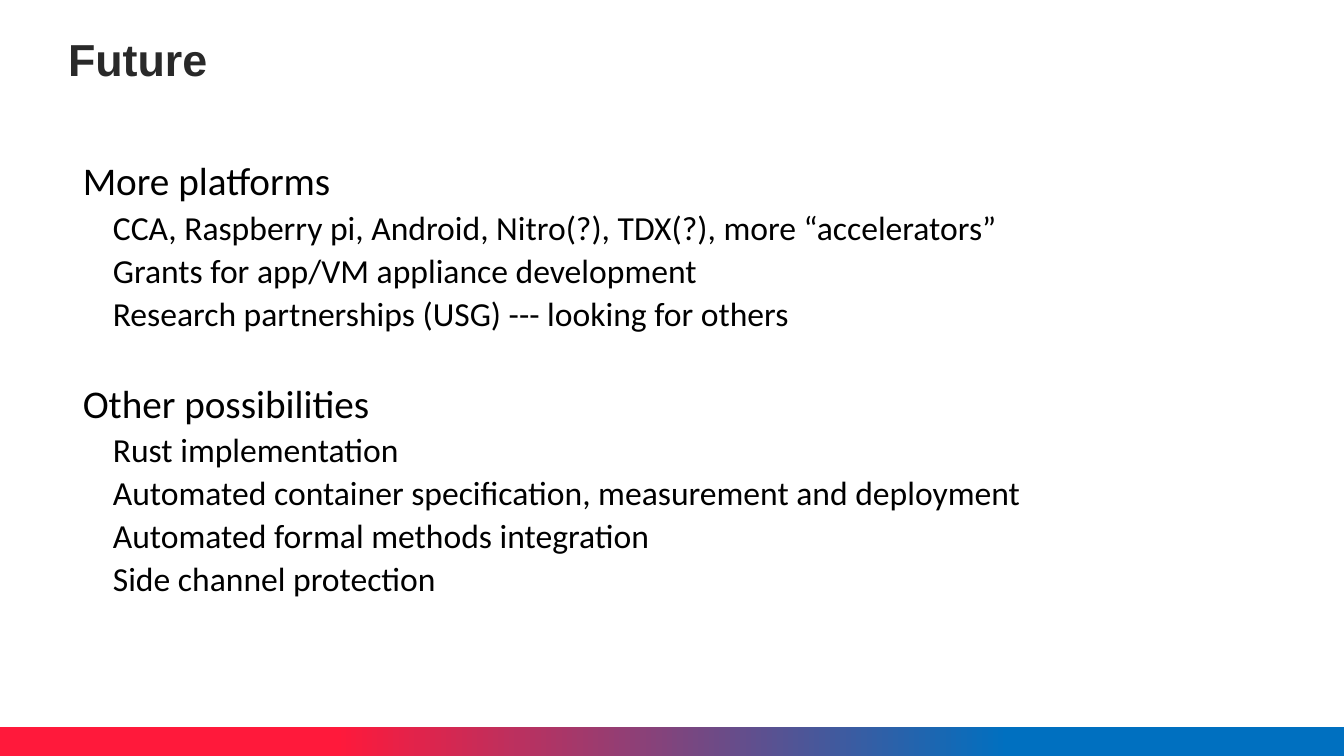
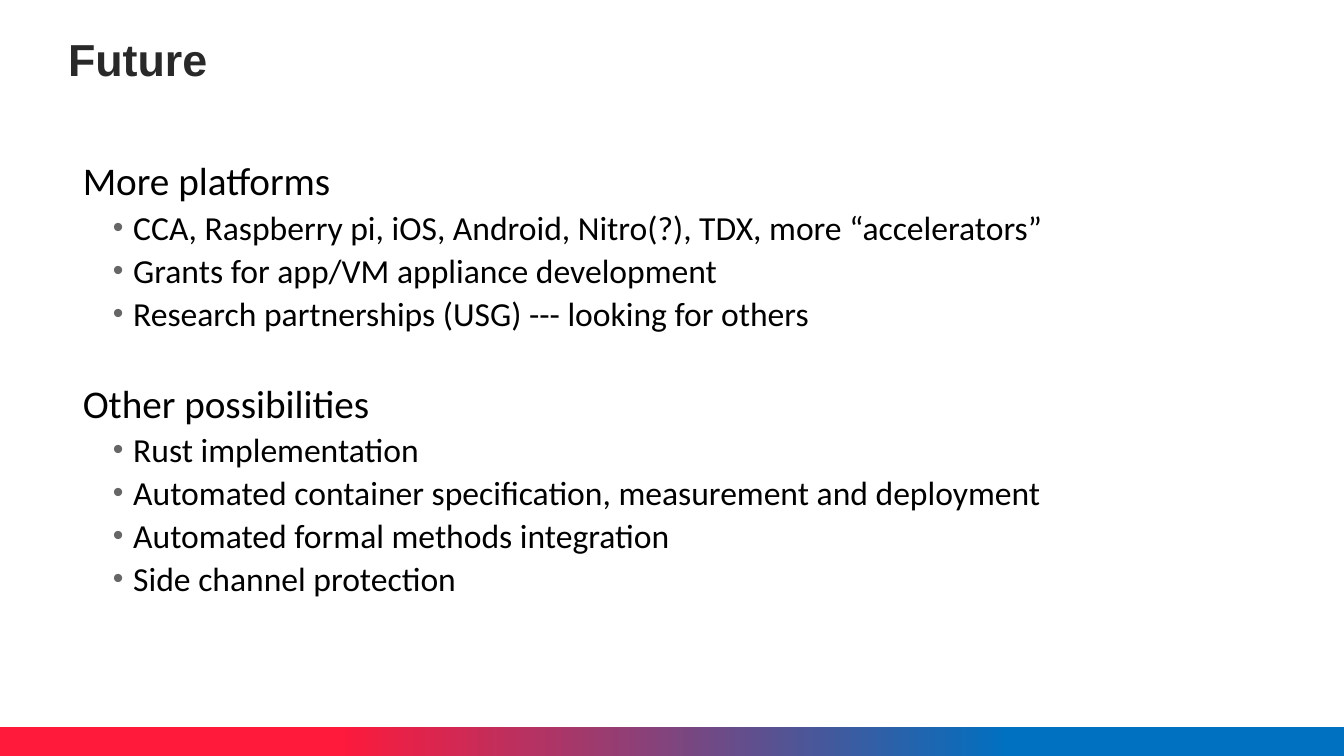
Before and after one commit to ccc-certifier-framework/certifier-framework-for-confidential-computing, a slide deck: slide 6 of Doc/CCC-Proposal-status-2026.pptx. Drawn at 1344x756 pixels with LibreOffice and Linux fonts; fonts in the diff are those of the drawing; background and template pictures are left out. Boxes give left, top, right and bottom in pixels: in the first picture for what was removed or moved away, otherwise in the second. Text is boxed around its words. In the diff, an @@ line names an element or a change of style, - is before the commit and + after.

Commit message:
presentation

```diff
--- a/Doc/CCC-Proposal-status-2026.pptx
+++ b/Doc/CCC-Proposal-status-2026.pptx
@@ text at (x1=133, y1=215, x2=1042, y2=246): text changed @@
-  CCA, Raspberry pi, Android, Nitro(?), TDX(?), more “accelerators”
+  • CCA, Raspberry pi, iOS, Android, Nitro(?), TDX, more “accelerators”
@@ text at (x1=133, y1=259, x2=1041, y2=597): bullet none to • @@
```
Also in this commit, not shown: 3 other slides changed.
